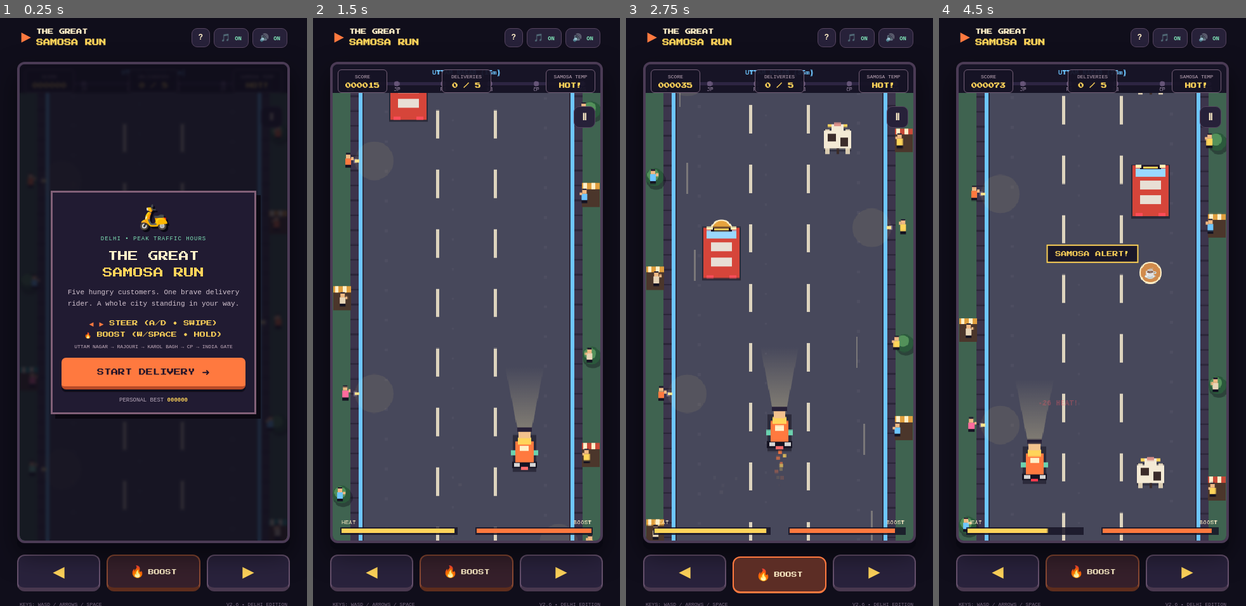
Above: before the commit, frames 1-4 (left to right).
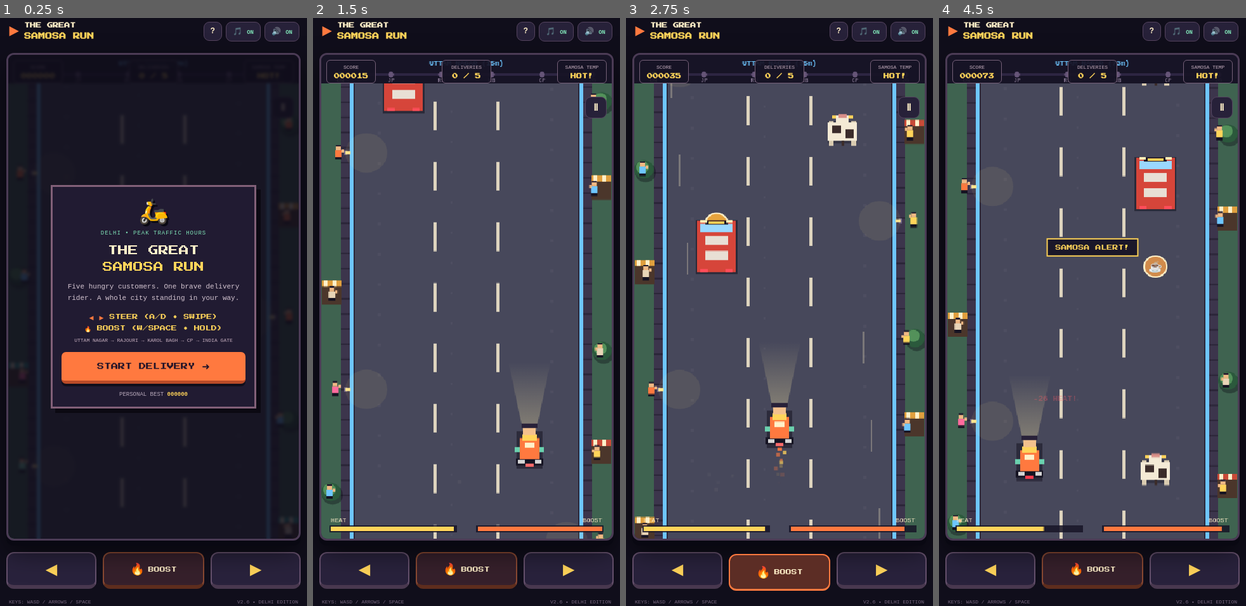
Above: after the commit, the same moments.

Repository: ricky16x/samosa-game
Game: browser game, page index.html
Same seed, same stepped clock (60 frames per second), same inputs: the game is played once before the commit and once after it.
Inputs (mouse positions are in pixels of both pictures, inside the frame that each line leads up to; where the layout moved, square brackets give the same spot in the first picture):
- Up to frame 1 (0.25 s): no input
- Up to frame 2 (1.5 s): click "START DELIVERY ➜" at 0.27 s; hold Right from 1.03 s (still down); click (466, 347) at 1.07 s; tap Space at 1.1 s
- Up to frame 3 (2.75 s): release Right at 1.53 s; hold Down 1.58-1.85 s; tap Space at 1.6, 2.1, 2.6 s; click (721, 247) [724, 253] at 1.67 s; hold Left 1.9-2.47 s; click "🔥 BOOST" at 2.02 s; click (837, 223) [831, 229] at 2.27 s; hold Up from 2.52 s (still down)
- Up to frame 4 (4.5 s): release Up at 2.82 s; click (1135, 394) [1132, 400] at 2.87 s; hold Right 2.87-3.53 s; tap Space at 3.1, 3.6, 4.1 s; click (1018, 417) [1024, 423] at 3.47 s; hold Up 3.58-3.82 s; hold Left 3.87-4.3 s; click (1092, 200) [1092, 206] at 4.07 s; hold Down from 4.35 s (still down)

The runs differ from the first frame. In frame 1, 14% of the frame differs, in the area x 2-98%, y 0-100%; in frame 2, 27%; in frame 3, 29%; in frame 4, 30%.

Commit message:
Make layout full-screen and limit swipe to one lane per gesture

Diff:
--- a/game.js
+++ b/game.js
@@ -350,34 +350,33 @@
   );
 
   let swipeStartX = null;
-  let swipeMoved = false;
+  let swipeHandled = false;
   canvas.addEventListener("pointerdown", (e) => {
     ensureAudio();
     swipeStartX = e.clientX;
-    swipeMoved = false;
+    swipeHandled = false;
   });
   canvas.addEventListener("pointermove", (e) => {
-    if (swipeStartX === null || state !== "playing") return;
+    if (swipeStartX === null || swipeHandled || state !== "playing") return;
     const dx = e.clientX - swipeStartX;
-    if (Math.abs(dx) >= 22) {
+    if (Math.abs(dx) >= 24) {
       move(dx > 0 ? 1 : -1);
-      swipeStartX = e.clientX;
-      swipeMoved = true;
+      swipeHandled = true;
     }
   });
   canvas.addEventListener("pointerup", (e) => {
-    if (swipeStartX !== null && !swipeMoved && state === "playing") {
+    if (swipeStartX !== null && !swipeHandled && state === "playing") {
       const rect = canvas.getBoundingClientRect();
       const relX = (e.clientX - rect.left) / rect.width;
       if (relX < 0.38) move(-1);
       else if (relX > 0.62) move(1);
     }
     swipeStartX = null;
-    swipeMoved = false;
+    swipeHandled = false;
   });
   canvas.addEventListener("pointercancel", () => {
     swipeStartX = null;
-    swipeMoved = false;
+    swipeHandled = false;
   });
 
   // --- KEYBOARD CONTROLS ---
--- a/style.css
+++ b/style.css
@@ -1,16 +1,16 @@
 @import url('https://fonts.googleapis.com/css2?family=Press+Start+2P&family=Space+Mono:wght@400;700&display=swap');
 :root{color-scheme:dark;--ink:#171426;--cream:#fff0c9;--orange:#ff793f;--yellow:#ffd45a;--mint:#7ee0b5}
-*{box-sizing:border-box}html,body{margin:0;min-height:100%;background:#100e1b;color:var(--cream);font-family:"Space Mono",monospace;overscroll-behavior:none}
-body{display:flex;justify-content:center;align-items:center;padding:12px;touch-action:pan-y}
+*{box-sizing:border-box}html,body{margin:0;height:100%;background:#100e1b;color:var(--cream);font-family:"Space Mono",monospace;overscroll-behavior:none;overflow:hidden}
+body{display:flex;justify-content:center;align-items:stretch;padding:0;touch-action:none}
 button,a{font:inherit;color:inherit;cursor:pointer;text-decoration:none}
 .hidden{display:none !important}
-.shell{width:min(100%,430px);display:flex;flex-direction:column;gap:10px}
-.topbar{height:48px;display:flex;justify-content:space-between;align-items:center;padding:0 4px}
+.shell{width:min(100%,480px);height:100dvh;display:flex;flex-direction:column;gap:6px;padding:6px 8px env(safe-area-inset-bottom,6px)}
+.topbar{height:40px;flex-shrink:0;display:flex;justify-content:space-between;align-items:center;padding:0 2px}
 .brand{display:flex;align-items:center;gap:10px;line-height:1.25}.brand-mark{font-size:27px;color:var(--orange);transform:rotate(90deg)}.brand strong,.brand b{display:block;font-family:"Press Start 2P",monospace;font-size:9px}.brand b{color:var(--yellow);font-size:11px;margin-top:5px}
 .audio-toggles{display:flex;gap:6px;align-items:center}
 .icon-btn,.pause-btn{border:1px solid #55445f;background:#272139;border-radius:9px;padding:7px 10px;font-weight:bold;fo …(193 unchanged characters)…
-.game-wrap{position:relative;width:100%;border:4px solid #4b3b55;border-radius:12px;overflow:hidden;background:#26223b;box-shadow:0 10px 0 #090812,0 18px 40px #0008}
-canvas#game{display:block;width:100%;height:auto;aspect-ratio:360/640;image-rendering:pixelated;touch-action:none}
+.game-wrap{position:relative;flex:1;min-height:0;width:100%;border:3px solid #4b3b55;border-radius:12px;overflow:hidden;background:#26223b;box-shadow:0 8px 0 #090812,0 18px 40px #0008;display:flex;justify-content:center;align-items:center}
+canvas#game{display:block;width:100%;height:100%;object-fit:fill;image-rendering:pixelated;touch-action:none}
 .hud{position:absolute;z-index:2;top:8px;left:8px;right:8px;display:flex;justify-content:space-between;pointer-events:none}
 .hud div{background:#171426eF;border:1px solid #756078;border-radius:6px;padding:6px 7px;min-width:78px;text-align:center}.hud small{display:block;font-size:8px;color:#c4adbd}.hud strong{font-family:"Press Start 2P",monospace;font-size:9px;color:var(--yellow);display:block;margin-top:5px}
 .pause-btn{position:absolute;z-index:4;right:8px;top:66px;width:34px;height:34px;padding:0;font-size:15px}
